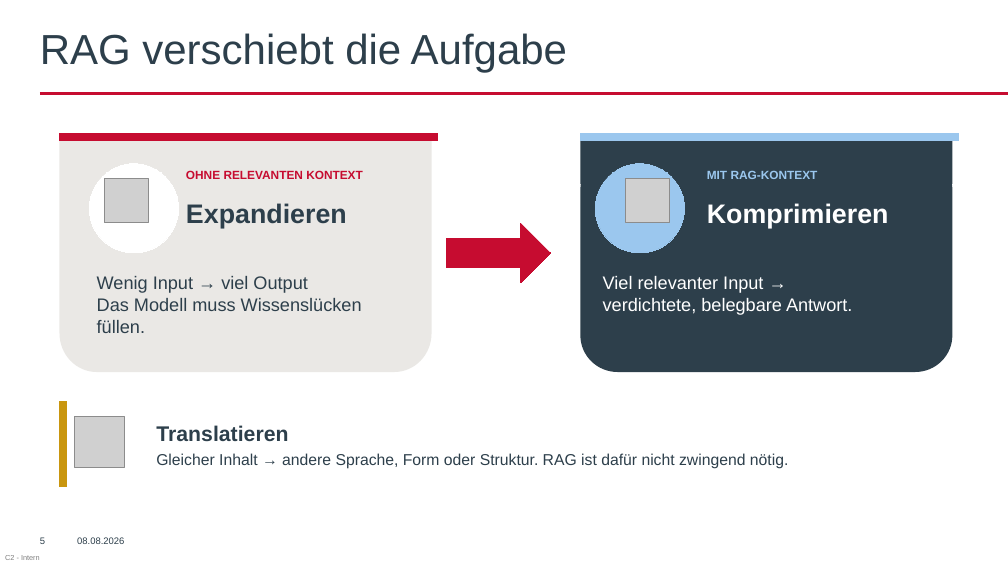
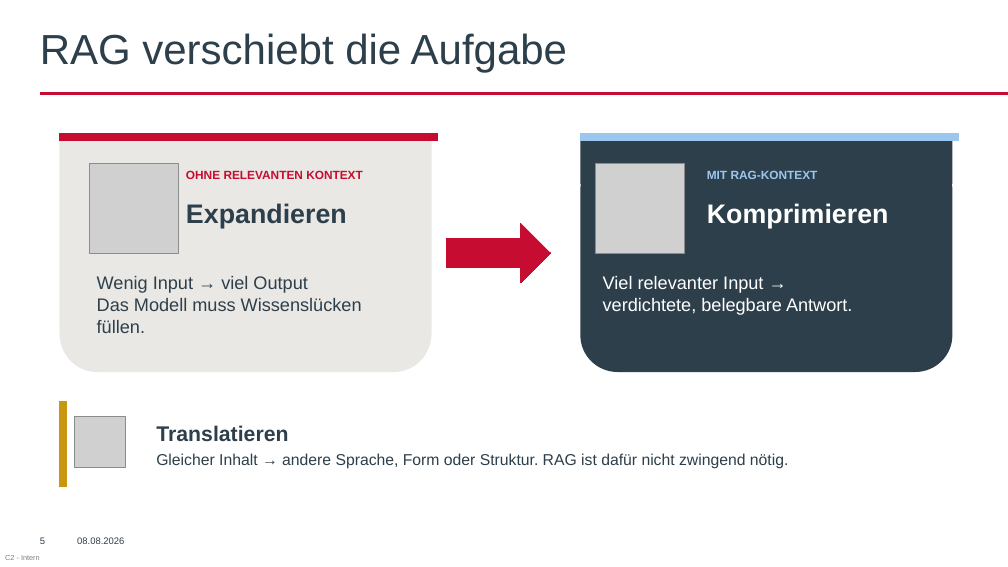
Before and after one commit to AkrosAG/RAG-Workshop, a slide deck: slide 5 of RAG_Workshop.pptx. Drawn at 1008x567 pixels with LibreOffice and Linux fonts; fonts in the diff are those of the drawing; grey boxes stand for pictures; background and template pictures are left out. Boxes give left, top, right and bottom in pixels: in the first picture for what was removed or moved away, otherwise in the second. Text is boxed around its words. In the diff, an @@ line names an element or a change of style, - is before the commit and + after.

```diff
--- a/RAG_Workshop.pptx
+++ b/RAG_Workshop.pptx
@@ picture: place and size @@
-picture at (104,178,148,222)
+picture at (89,164,178,253)
@@ ellipse removed at (89,164,178,253) @@
@@ picture: place and size @@
-picture at (625,178,669,222)
+picture at (595,164,684,253)
@@ ellipse removed at (595,164,684,253) @@
```
Also in this commit, not shown: 6 other slides changed, 3 other files.
